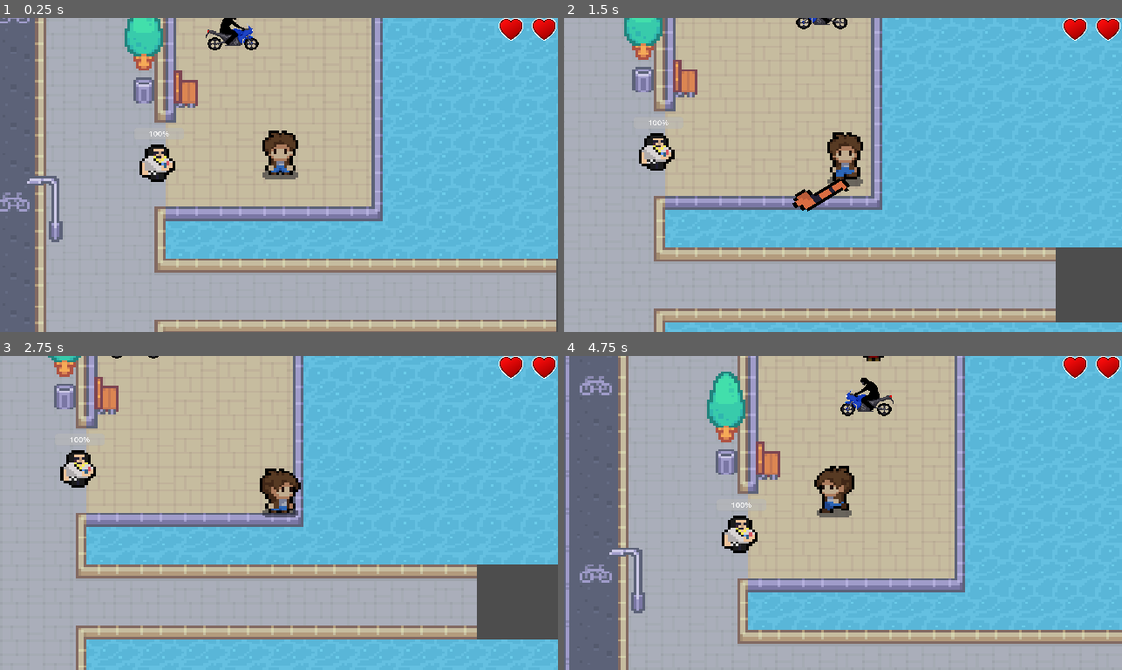
Above: before the commit, frames 1-4 (two rows, left to right).
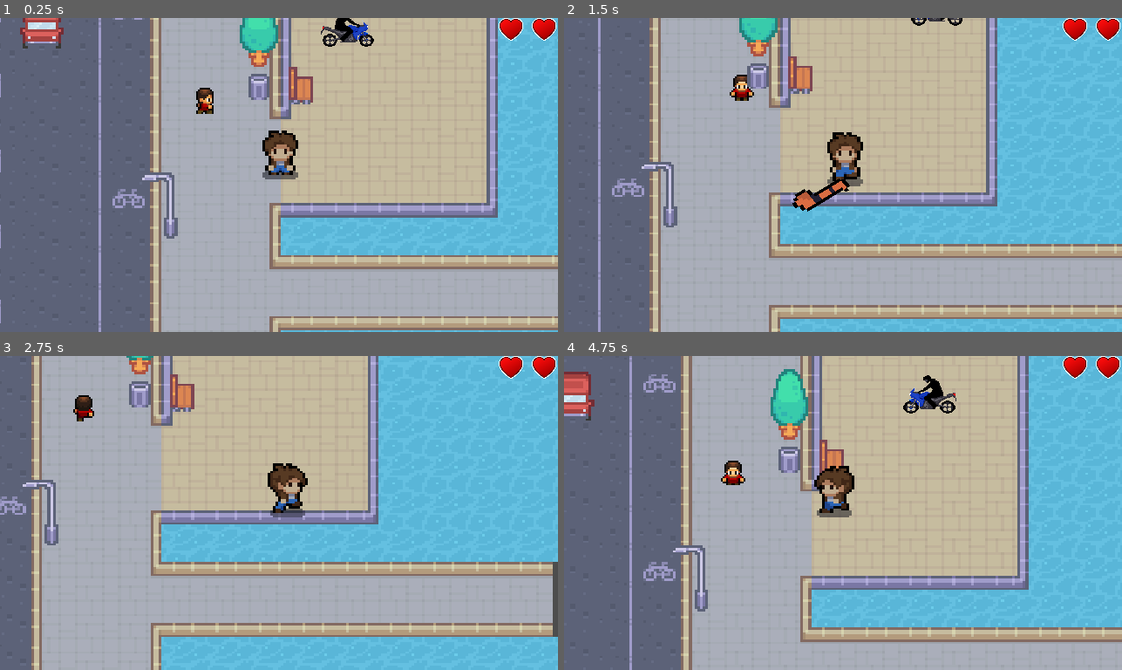
Above: after the commit, the same moments.

Repository: Lukebray/dublin-rpg
Game: Godot game, scene res://scenes/main.tscn
Two runs of this game, one before a commit and one after it. Both use one fixed random seed, a clock stepped at 60 frames per second and the inputs below.
Inputs:
- Up to frame 1 (0.25 s): no input
- Up to frame 2 (1.5 s): hold D (right) 0.53-1.28 s; tap E (action) at 0.6 s; hold S (down) from 1.28 s (still down); tap Space (attack) at 1.35 s
- Up to frame 3 (2.75 s): release S (down) at 2.03 s; hold D (right) from 2.03 s (still down); tap E (action) at 2.1 s
- Up to frame 4 (4.75 s): release D (right) at 2.78 s; hold W (up) 2.78-3.53 s; tap Space (attack) at 2.85, 4.35 s; hold A (left) from 3.53 s (still down); tap E (action) at 3.6 s

The runs differ from the first frame. In frame 1, 60% of the frame differs, in the area x 0-100%, y 0-100%; in frame 2, 57%; in frame 3, 39%; in frame 4, 42%.

Commit message:
added navigation path for npc

Diff:
--- a/HurtboxComponent.gd
+++ b/HurtboxComponent.gd
@@ -11,6 +11,7 @@
 var invulnerable : bool = false
 
 func _on_area_entered(area): #when the hurtbox collides with a hitbox do this
+	print("area = ", area)
 	if not area is HitboxComponent:
 		return
 
--- a/scenes/entities/enemies/dublin_scumbag/dublin_scum_bag_enemy.gd
+++ b/scenes/entities/enemies/dublin_scumbag/dublin_scum_bag_enemy.gd
@@ -31,6 +31,6 @@
 	velocity = move_direction.normalized() * movement_speed
 
 
-func _physics_process(delta):
+func _physics_process(_delta):
 	update_velocity()
 	move_and_slide()
--- a/scenes/entities/npcs/npc.gd
+++ b/scenes/entities/npcs/npc.gd
@@ -3,7 +3,13 @@
 @export var movement_speed : float = 30
 @export var acceleration : float = 50
 
-var current_state = IDLE
+@onready var navigation_agent = $NavigationAgent2D
+
+
+var movement_target_position : Vector2 = Vector2(0, 1)
+var path_length : float = 100
+
+var current_state = MOVE
 var direction = Vector2.RIGHT
 var start_pos
 var is_roaming = true
@@ -14,20 +20,39 @@
 
 enum {
 	IDLE,
-	NEW_DIR,
 	MOVE
 }
 
 func _ready():
-	player = get_tree().get_first_node_in_group("player")
+	# These values need to be adjusted for the actor's speed
+	# and the navigation layout.
+	navigation_agent.path_desired_distance = 4.0
+	navigation_agent.target_desired_distance = 4.0
+	#navigation_agent.debug_enabled = true
+
 	randomize()
 	start_pos = position
+	call_deferred("actor_setup")
 
 
-func _process(delta):
-	if current_state == 0 || current_state == 1:
+func actor_setup():
+	# Wait for the first physics frame so the NavigationServer can sync.
+	await get_tree().physics_frame
+
+	# Now that the navigation map is no longer empty, set the movement target.
+	set_movement_target(movement_target_position)
+
+
+func set_movement_target(movement_target: Vector2):
+	navigation_agent.target_position = movement_target
+
+
+func _process(_delta):
+	if velocity == Vector2.DOWN:
+		print("DOWN")
+	if current_state == 0:
 		$AnimatedSprite2D.play("idle")
-	elif current_state == 2 && !is_chatting:
+	elif current_state == 1 && !is_chatting:
 		if direction.x == -1:
 			$AnimatedSprite2D.play("walk_west")
 		if direction.x == 1:
@@ -44,13 +69,13 @@
 		$AnimatedSprite2D.play("idle")
 
 
-func _physics_process(delta):
+func _physics_process(_delta):
 	if is_roaming:
 		match current_state:
 			IDLE:
 				pass
-			NEW_DIR:
-				direction = choose([Vector2.RIGHT, Vector2.UP, Vector2.LEFT, Vector2.DOWN])
+#			NEW_DIR:
+#				direction = choose([Vector2.RIGHT, Vector2.UP, Vector2.LEFT, Vector2.DOWN])
 			MOVE:
 				move()
 				move_and_slide()
@@ -64,9 +89,21 @@
 
 func move():
 	if !is_chatting:
-		var desired_velocity = direction * movement_speed
-		velocity = velocity.lerp(desired_velocity, 1 - exp(-acceleration * get_process_delta_time()))
+		if navigation_agent.is_navigation_finished():
+			direction  = get_random_direction()
+			var movement_target = global_position * direction * path_length
+			set_movement_target(movement_target)
+			return
 
+		var current_agent_position : Vector2 = global_position
+		var next_path_position : Vector2 = navigation_agent.get_next_path_position()
+
+		velocity = current_agent_position.direction_to(next_path_position).normalized() * movement_speed
+
+
+
+func get_random_direction():
+	return choose([Vector2.RIGHT, Vector2.UP, Vector2.LEFT, Vector2.DOWN])
 
 func _on_chat_detection_body_entered(body):
 	print("body = ", body.name)
@@ -81,8 +118,5 @@
 
 func _on_timer_timeout():
 	$Timer.wait_time = choose([0.5, 1.0, 1.5])
-	current_state = choose([IDLE, NEW_DIR, MOVE])
-
-
-func _on_chat_detection_area_entered(area):
-	print("area = ", area.name)
+	current_state = choose([IDLE, MOVE])
+	#current_state = choose([MOVE])
--- a/scenes/entities/npcs/npc.tscn
+++ b/scenes/entities/npcs/npc.tscn
@@ -161,12 +161,15 @@
 size = Vector2(8, 3)
 
 [sub_resource type="CircleShape2D" id="CircleShape2D_yb2ui"]
-radius = 11.0
+radius = 14.0
 
 [node name="NPC" type="CharacterBody2D"]
 collision_layer = 32
-collision_mask = 11
+collision_mask = 10
+motion_mode = 1
 script = ExtResource("1_fb8ey")
+
+[node name="NavigationAgent2D" type="NavigationAgent2D" parent="."]
 
 [node name="AnimatedSprite2D" type="AnimatedSprite2D" parent="."]
 position = Vector2(0, -7)
@@ -178,6 +181,8 @@
 shape = SubResource("RectangleShape2D_1mixh")
 
 [node name="ChatDetection" type="Area2D" parent="."]
+collision_layer = 32
+collision_mask = 10
 
 [node name="CollisionShape2D" type="CollisionShape2D" parent="ChatDetection"]
 position = Vector2(0, -6)
--- a/scenes/entities/player/player.gd
+++ b/scenes/entities/player/player.gd
@@ -110,5 +110,5 @@
 
 
 func _on_hurtbox_component_hit(enemy_vlocity, enemy_area):
-	if enemy_area.is_in_group("enemy"):
+	if enemy_area.owner.is_in_group("enemy"):
 		knockback(enemy_vlocity)
--- a/scenes/entities/player/player.tscn
+++ b/scenes/entities/player/player.tscn
@@ -346,6 +346,7 @@
 
 [node name="Player" type="CharacterBody2D" groups=["player"]]
 collision_layer = 2
+collision_mask = 33
 script = ExtResource("1_vav3l")
 knockback_power = 1500
 
--- a/scenes/main.tscn
+++ b/scenes/main.tscn
@@ -1542,6 +1542,11 @@
 pattern_1 = SubResource("TileMapPattern_asg2c")
 pattern_2 = SubResource("TileMapPattern_6g0u5")
 
+[sub_resource type="NavigationPolygon" id="NavigationPolygon_ir5bb"]
+vertices = PackedVector2Array(116, 432, 116, 520, 84, 520, 84, 432)
+polygons = Array[PackedInt32Array]([PackedInt32Array(0, 1, 2, 3)])
+outlines = Array[PackedVector2Array]([PackedVector2Array(84, 432, 84, 520, 116, 520, 116, 432)])
+
 [node name="Main" type="Node2D"]
 script = ExtResource("1_gr2ww")
 
@@ -1568,7 +1573,7 @@
 [node name="Player" parent="TileMap" instance=ExtResource("1_xex02")]
 z_index = 1
 y_sort_enabled = true
-position = Vector2(217.795, 316.446)
+position = Vector2(175.392, 317.932)
 collision_mask = 9
 
 [node name="FollowCam" type="Camera2D" parent="TileMap/Player" node_paths=PackedStringArray("tilemap")]
@@ -1581,12 +1586,12 @@
 [node name="NPC" parent="TileMap" groups=["npc"] instance=ExtResource("8_u1cjk")]
 z_index = 1
 y_sort_enabled = true
-position = Vector2(222.292, 237.706)
+position = Vector2(143.912, 291.19)
 scale = Vector2(0.642463, 0.742832)
 
 [node name="GiveMeABagEnemy" parent="TileMap" instance=ExtResource("4_0vrka")]
 z_index = 1
-position = Vector2(173.465, 319.418)
+position = Vector2(212.013, 192.393)
 collision_mask = 15
 
 [node name="DublinScumBagEnemy" parent="TileMap" node_paths=PackedStringArray("end_point") instance=ExtResource("7_odxia")]
@@ -1620,3 +1625,7 @@
 [node name="Drops" type="Node2D" parent="TileMap" groups=["drops_layer"]]
 z_index = 1
 y_sort_enabled = true
+
+[node name="NavigationRegion2D" type="NavigationRegion2D" parent="."]
+position = Vector2(140, -40)
+navigation_polygon = SubResource("NavigationPolygon_ir5bb")
Not shown: 1 places in scenes/main.tscn that only renumber resources
